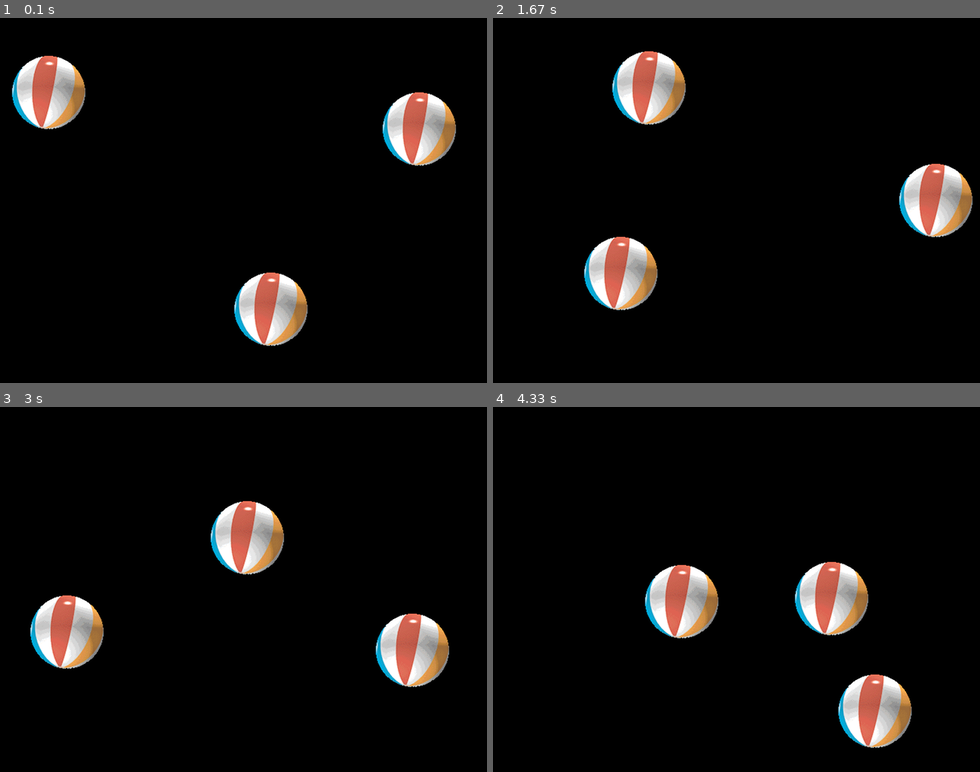
Above: before the commit, frames 1-4 (two rows, left to right).
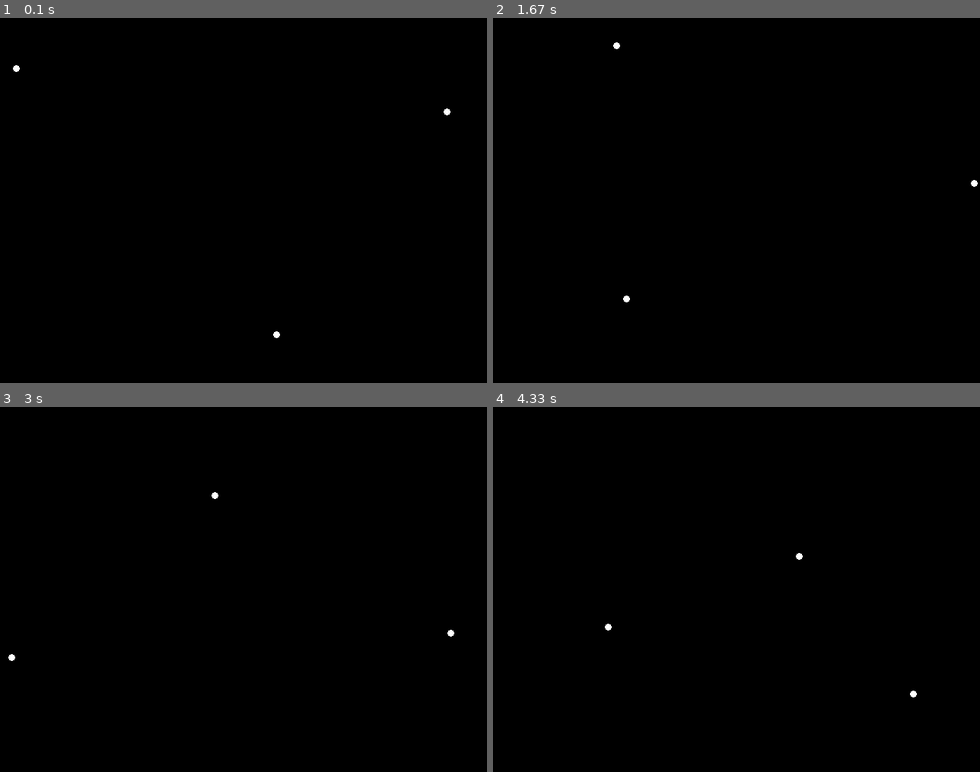
Above: after the commit, the same moments.

Repository: PaulAmbrose/TestPygameCode
Game: pygame game, started from snowWindow/files/main_many_flakes.py
Same seed, same stepped clock (60 frames per second), same inputs: the game is played once before the commit and once after it.
Inputs:
- Up to frame 1 (0.1 s): no input
- Up to frame 2 (1.67 s): no input
- Up to frame 3 (3 s): no input
- Up to frame 4 (4.33 s): no input

The runs differ from the first frame. In frame 1, 7.2% of the frame differs, in the area x 2-94%, y 10-90%; in frame 2, 7.2%; in frame 3, 7.3%, in the area x 1-94%, y 23-77%; in frame 4, 7.3%.

Commit message:
ball to flakes

Diff:
--- a/snowWindow/files/flakes.py
+++ b/snowWindow/files/flakes.py
@@ -1,6 +1,8 @@
 import pygame
 from pygame.locals import *
 import random
+
+WHITE = (255, 255, 255)
 
 # flakes class
 
@@ -12,7 +14,8 @@
         self.windowWidth = windowWidth
         self.windowHeight = windowHeight
 
-        self.image = pygame.image.load('images/flakes.png')
+        self.image = pygame.image.load('images/flake.png')
+
         # A rect is made up of [x, y, width, height]
         flakesRect = self.image.get_rect()
         self.width = flakesRect.width
Binary file added: snowWindow/files/images/flake.png
Binary file removed: snowWindow/files/images/flakes.png
